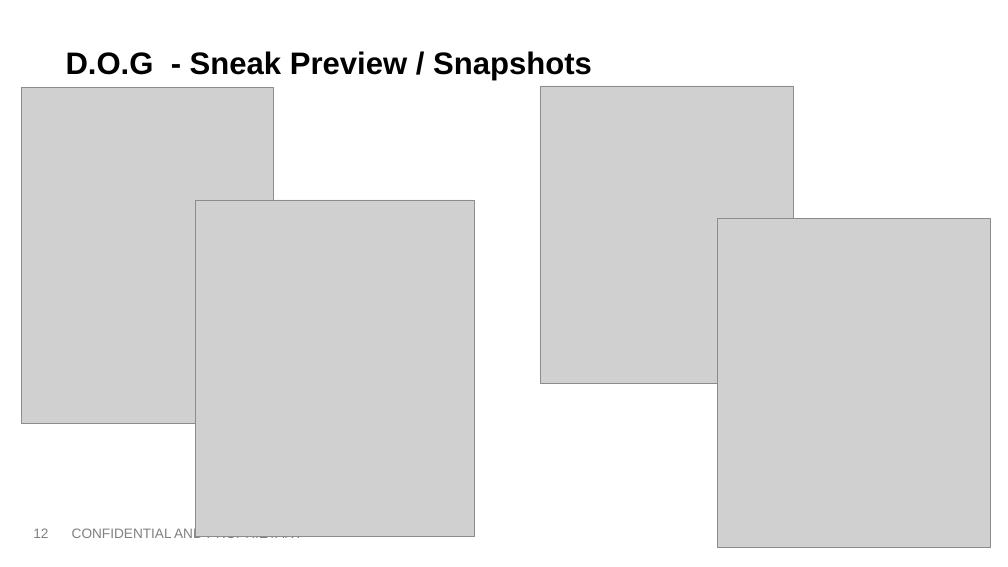
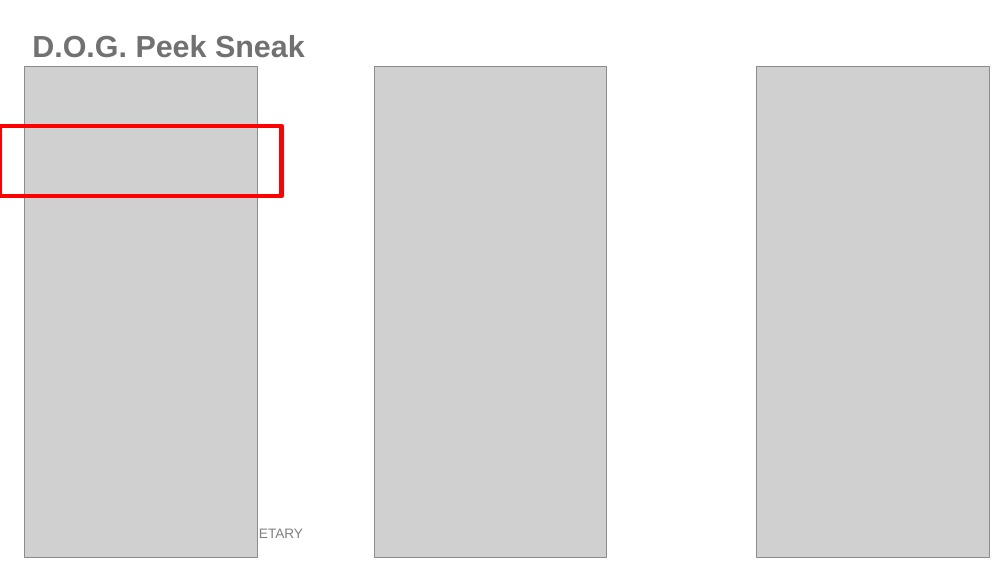
Before and after one commit to softwaresunleashed/dog, a slide deck: slide 10 of demo_artifacts/DOG-DebugOnGo.pptx (slide 13 before the commit). Drawn at 1008x567 pixels with LibreOffice and Linux fonts; fonts in the diff are those of the drawing; grey boxes stand for pictures. Boxes give left, top, right and bottom in pixels: in the first picture for what was removed or moved away, otherwise in the second. Text is boxed around its words. In the diff, an @@ line names an element or a change of style, - is before the commit and + after.

```diff
--- a/demo_artifacts/DOG-DebugOnGo.pptx
+++ b/demo_artifacts/DOG-DebugOnGo.pptx
@@ title at bbox=[32, 35, 305, 58]: text changed; size 29.6 to 29 pt; text colour #000000 to #707070 @@
-D.O.G - Sneak Preview / Snapshots
+D.O.G. Peek Sneak
@@ picture: place and size @@
-picture at bbox=[22, 87, 274, 423]
+picture at bbox=[25, 67, 257, 557]
@@ picture added at bbox=[374, 67, 606, 557] @@
@@ picture removed at bbox=[541, 86, 793, 383] @@
@@ picture: place and size @@
-picture at bbox=[718, 219, 991, 547]
+picture at bbox=[757, 67, 989, 557]
@@ rectangle added at bbox=[0, 126, 281, 197], outline #FF0000 4.25 pt @@
@@ picture removed at bbox=[195, 200, 474, 535] @@
@@ page number removed at bbox=[33, 528, 48, 538] @@
-12
```
Also in this commit, not shown: 2 other slides changed, 5 slides added, 4 other files.
